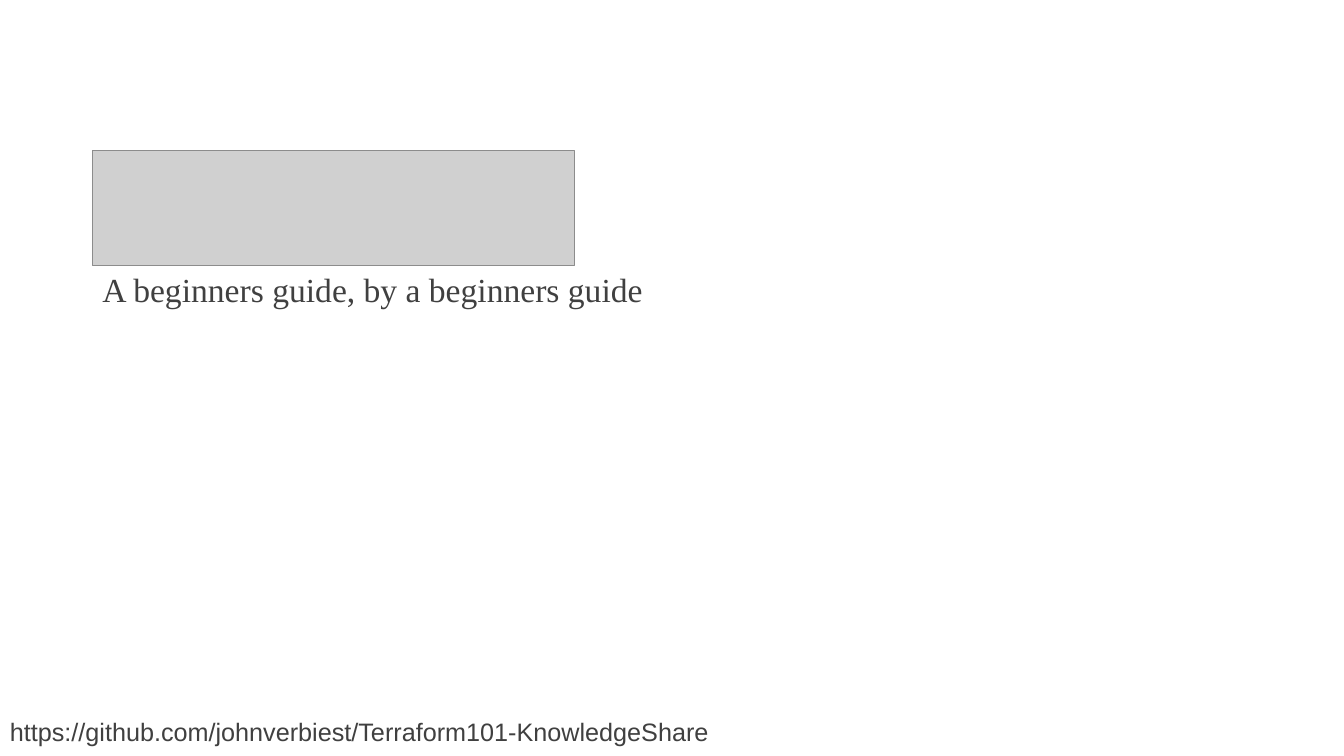
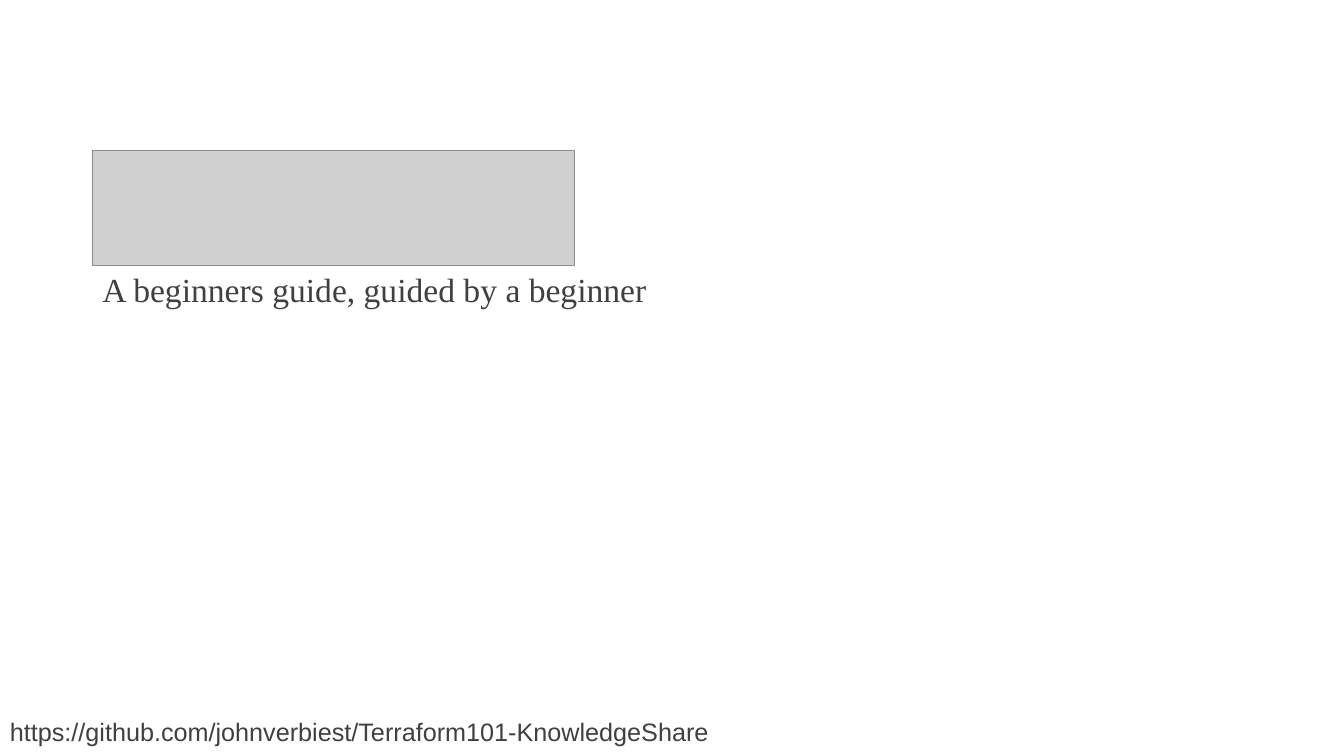
Before and after one commit to johnverbiest/Terraform101-KnowledgeShare, a slide deck: slide 1 of Terraform 101.pptx. Drawn at 1344x756 pixels with LibreOffice and Linux fonts; fonts in the diff are those of the drawing; grey boxes stand for pictures; background and template pictures are left out. Boxes give left, top, right and bottom in pixels: in the first picture for what was removed or moved away, otherwise in the second. Text is boxed around its words. In the diff, an @@ line names an element or a change of style, - is before the commit and + after.

```diff
--- a/Terraform 101.pptx
+++ b/Terraform 101.pptx
@@ subtitle at [102,278,647,309]: text changed @@
-A beginners guide, by a beginners guide
+A beginners guide, guided by a beginner
```
Also in this commit, not shown: 1 other file.
